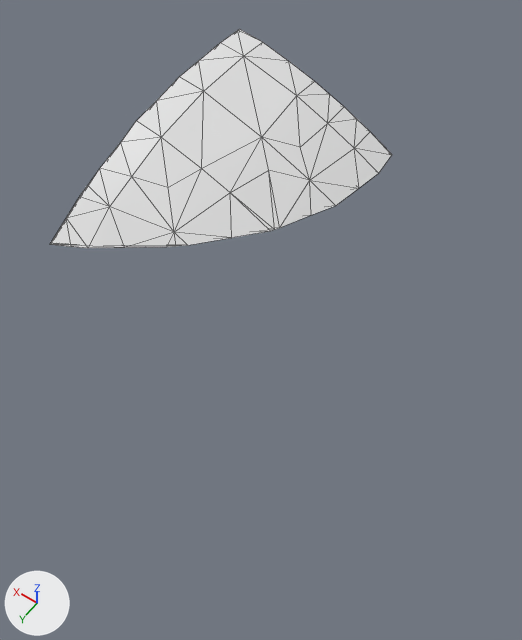
Two versions of the glTF model assets/terrain/surface_pieces/surf_25_3.glb, one commit apart.
Rendered twice from a 50 mm lens placed at (13.62, 98.35, -12.82), pointed at (17.75, 92.58, -21.89). The axes (+X, +Y, +Z) are drawn at lower left. The lights are the same throughout. The older version comes first. Mesh edges are drawn as thin lines. Where no turn or scale is listed for an object, it has been applied to the vertices.

The first picture shows 'geometry_0'.
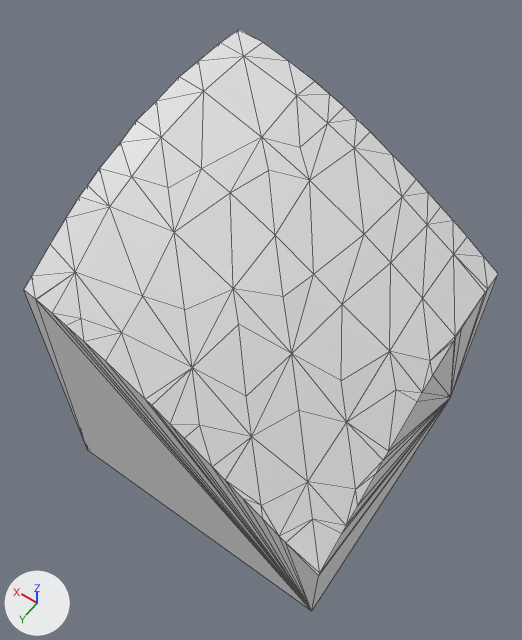
What differs and where, as boxes [x1, y1, x2, y2] in the pictures (522 x 640 px):
'geometry_0', reshaped (38% wider, 165% taller): before [50, 29, 392, 248]; after [24, 29, 498, 611]
part 1 of me_geometry_0, built on: before [50, 132, 392, 248]; after [24, 132, 498, 611]

Patch to the scene script:
```diff
--- a/assets/terrain/surface_pieces/surf_25_3.glb.py
+++ b/assets/terrain/surface_pieces/surf_25_3.glb.py
@@ me_geometry_0 @@
 # used by ob_geometry_0; location = (0.0, 0.0, 0.0)
-me_geometry_0.from_pydata(...)  # 55 vertices, 106 faces; spans x 17.07..20.0, y 90.0..94.4, z -20.0..-18.91
+me_geometry_0.from_pydata(...)  # 115 vertices, 226 faces; spans x 15.0..20.0, y 90.0..95.0, z -25.0..-18.91
+# me_geometry_0 part 1
+# 17 vertices are removed from x 17.07..20.0, y 90.0..94.4, z -20.0
+# 61 faces are deleted
+# 2 vertices move from x 17.12..17.14, y 90.01..90.95, z -20.0 to x 16.72..17.11, y 90.0..91.46, z -20.28..-20.01
+# 77 vertices are added at x 15.0..20.0, y 90.0..95.0, z -25.0..-20.04
+# 181 new faces join them
```
